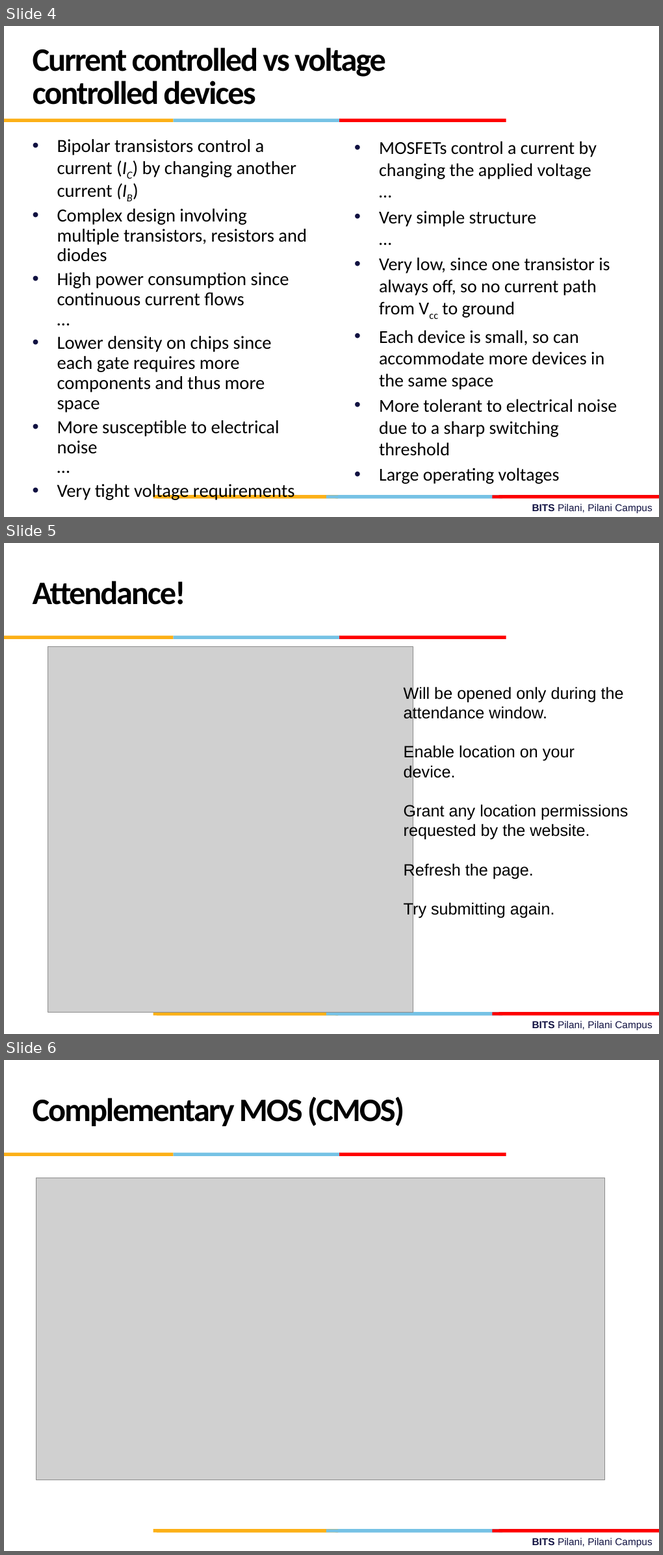
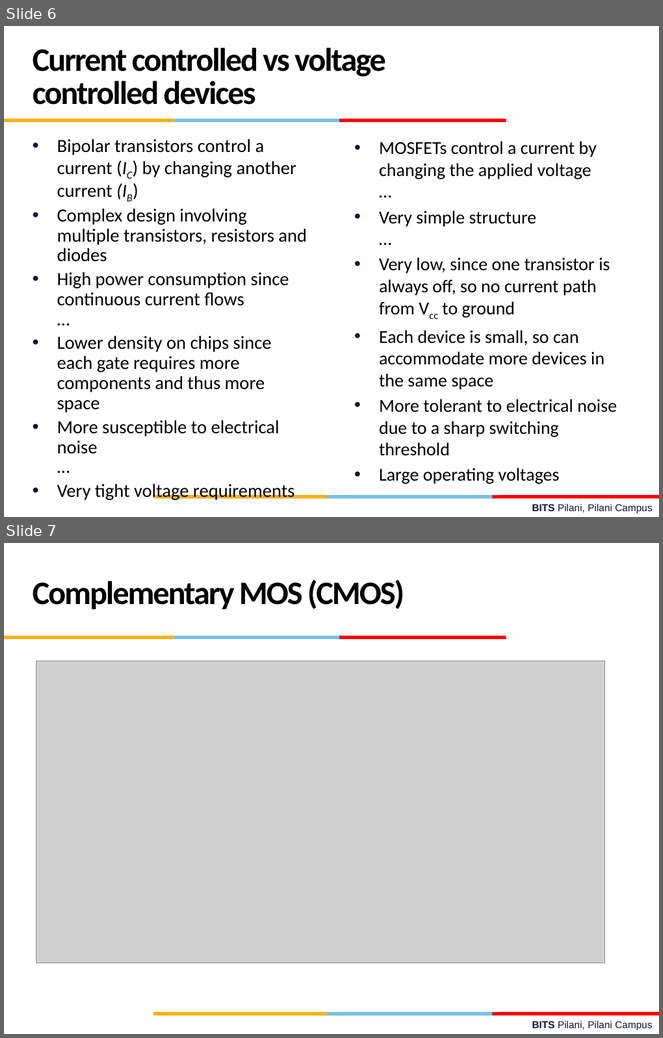
Before and after one commit to csndl-iitd/f2152025, a slide deck: Lec-31.pptx. Shown one above the other, each under a label of ours: slides 4, 5 and 6 before the commit, slides 6 and 7 after it. The pictures are 663x1555 and 663x1038 pixels, drawn with LibreOffice and Linux fonts; fonts in the diff are those of the drawing; grey boxes stand for pictures; background and template pictures are left out. Boxes give left, top, right and bottom in pixels: in the first picture for what was removed or moved away, otherwise in the second. Text is boxed around its words. In the diff, an @@ line names an element or a change of style, - is before the commit and + after.

```diff
--- a/Lec-31.pptx
+++ b/Lec-31.pptx
@@ slide 5 removed at [4, 543, 659, 1034], background #FFFFFF; not listed: 10 template elements that a slide beside it also shows @@
@@ text removed at [33, 581, 186, 605] @@
-Attendance!
@@ picture removed at [48, 646, 414, 1012] @@
@@ text removed at [404, 685, 628, 919] @@
-Will be opened only during the attendance window.
-Enable location on your device.
-Grant any location permissions requested by the website.
-Refresh the page.
-Try submitting again.
@@ what was slide 4 is now slide 6 @@
@@ what was slide 6 is now slide 7 @@
```
Also in this commit, not shown: 1 slide changed, 3 slides added, 1 other slide removed, 6 other files.
